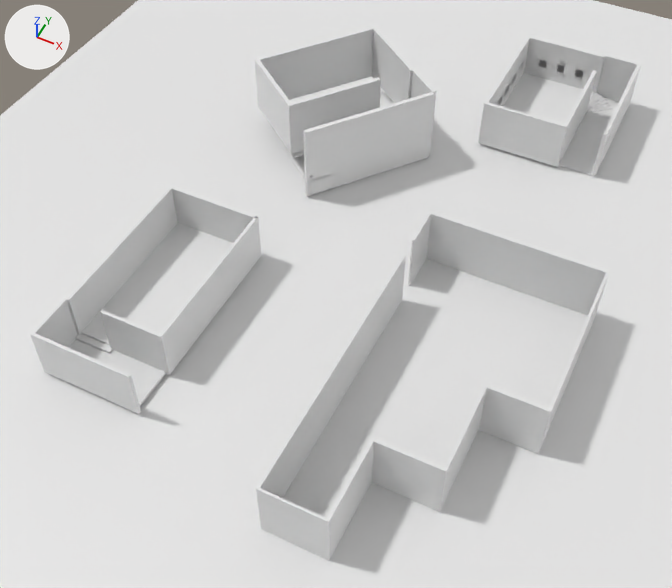
An edit to the glTF model models/nowy_exterior.glb, drawn before and after from the same camera.
One viewpoint serves both versions: a camera (50 mm lens) standing at (8.92, -19.93, 21.86) and looking at (-0.17, -1.75, -0.86). The axes (+X, +Y, +Z) are drawn at upper left. The lights are the same throughout. Materials are left out; every surface is plain grey. Where no turn or scale is listed for an object, it has been applied to the vertices.

The scene before the commit, as lines of its bpy script (objects in view):
```python
me_mesh_11 = bpy.data.meshes.new('Mesh_11')
me_mesh_11.from_pydata(...)  # 72 vertices, 132 faces; spans x -1.48..1.41, y -3.79..2.37, z -0.01..0.19
me_mesh_11.materials.append(mat_material_003)
me_mesh_12 = bpy.data.meshes.new('Mesh_12')
me_mesh_12.from_pydata(...)  # 52 vertices, 100 faces; spans x -1.52..1.46, y -3.83..2.4, z 0.0..1.55
me_mesh_12.materials.append(mat_material_005)
me_mesh_5 = bpy.data.meshes.new('Mesh_5')
me_mesh_5.from_pydata(...)  # 78 vertices, 124 faces; spans x -1.97..2.22, y -2.3..2.34, z -0.28..0.02
me_mesh_5.materials.append(mat_material_001)
ob_floorlockdowns = bpy.data.objects.new('FloorLockdowns', me_mesh_5)
ob_floorlockdowns.location = (3.57, 8.98, 0.17)
ob_floornorwid = bpy.data.objects.new('FloorNorwid', me_mesh_11)
ob_floornorwid.parent = ob_norwid_exhibition
ob_floornorwid.location = (0.0, 0.0, 0.0)
ob_floornorwid.scale = (2.23, 2.23, 2.24)
ob_norwid_exhibition = bpy.data.objects.new('Norwid_Exhibition', None)
ob_norwid_exhibition.location = (-4.378, -4.713, 0.0)
ob_norwid_exhibition.scale = (0.5, 0.5, 0.5)
ob_walls = bpy.data.objects.new('walls', me_mesh_12)
ob_walls.parent = ob_norwid_exhibition
ob_walls.location = (0.0, 0.0, 0.0)
ob_walls.scale = (2.23, 2.23, 2.23)
# also in view: 'wallsWakeUp_exterior' at (-3.06, 4.53, 1.35); 'identity_wall_exterior' at (4.87, -5.06, 0.92); 'Walllockdowns' at (3.71, 8.99, 0.89); 'FloorOut' at (-0.41, -0.1, -0.11); 'floor_identity' at (4.92, -5.06, -0.12)
```
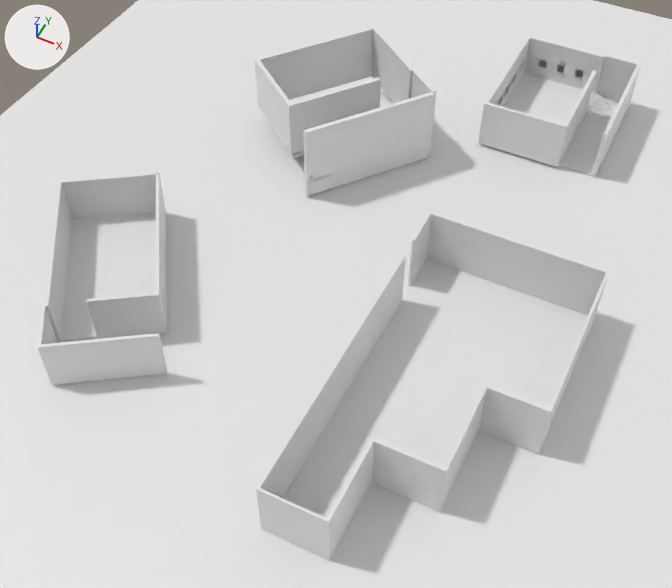
ob_norwid_exhibition is not drawn itself; it is the parent of ob_floornorwid, ob_walls, ob_opisnorwid_1, ob_opisnorwid_1_001.

The edits, one by one:
In object 'Norwid_Exhibition' (ob_norwid_exhibition), parent is now set to ob_bakedroomsglb_1_1.
Object 'Norwid_Exhibition' (ob_norwid_exhibition) moves from (-4.378, -4.713, 0.0) to (-6.797, -4.063, 0.00689).
Object 'Norwid_Exhibition' (ob_norwid_exhibition) turns from (0, 0, 0) to (0, 0, 124) degrees about x, y and z.
Object 'FloorNorwid' (ob_floornorwid) moves from (0.0, 0.0, 0.0) to (-2.928, -10.3, -0.323).
Object 'FloorNorwid' (ob_floornorwid) turns from (0, 0, 0) to (0, 0, -90) degrees about x, y and z.
Object 'walls' (ob_walls) moves from (0.0, 0.0, 0.0) to (-2.927, -10.3, -0.0756).
Object 'walls' (ob_walls) turns from (0, 0, 0) to (0, 0, -90) degrees about x, y and z.

Location of each change, [x1, y1, x2, y2] in pixels of the pictures (672 x 588 px):
'walls', moved, turned: before [30, 186, 261, 414]; after [37, 172, 167, 385]
'FloorNorwid', moved, turned: before [68, 223, 233, 406]; after [55, 212, 163, 385]
'opisNorwid_1', moved, turned: before [176, 325, 196, 359]; after [123, 359, 160, 373]
'opisNorwid_1.001', moved, turned: before [101, 386, 133, 409]; after [164, 288, 166, 317]
